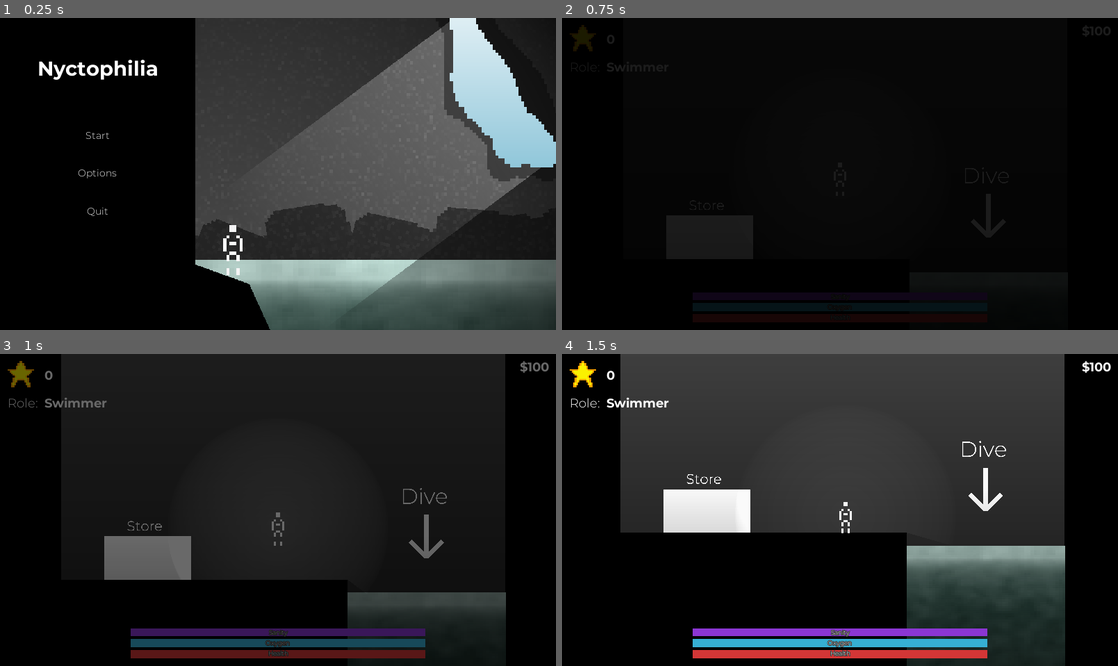
Above: before the commit, frames 1-4 (two rows, left to right).
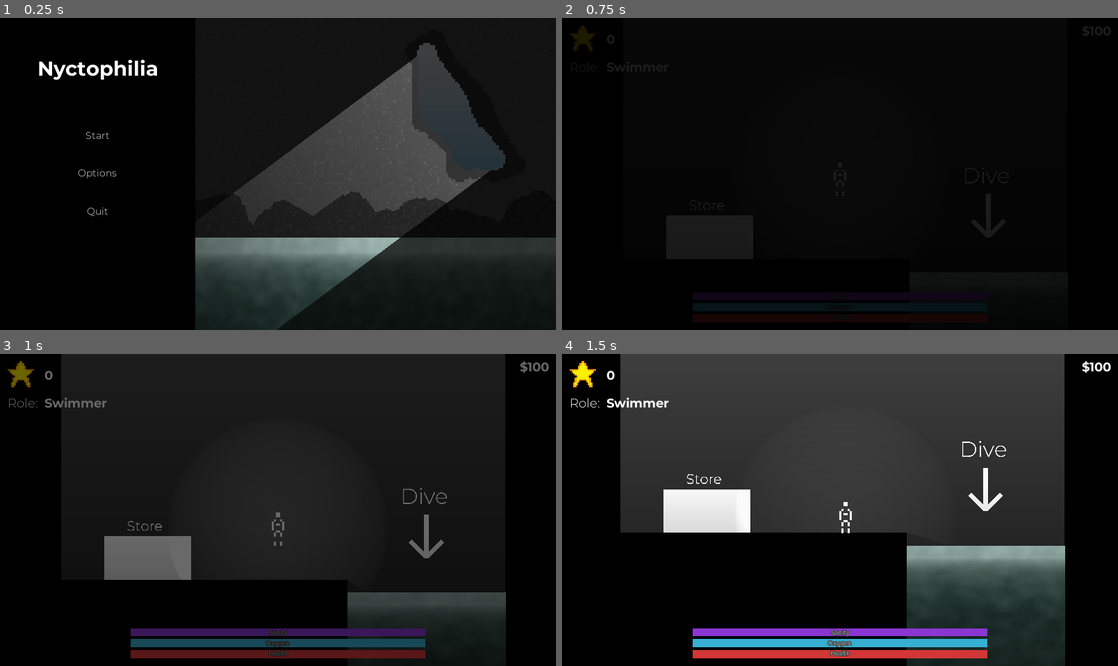
Above: after the commit, the same moments.

Repository: dev-rocco/nyctophilia-repo
Game: Godot game, scene res://Scenes/DevMainMenu.tscn
Same seed, same stepped clock (60 frames per second), same inputs: the game is played once before the commit and once after it.
Inputs:
- Up to frame 1 (0.25 s): no input
- Up to frame 2 (0.75 s): click "Start" at 0.5 s
- Up to frame 3 (1 s): no input
- Up to frame 4 (1.5 s): tap Enter at 1.25 s; hold D (move_right) from 1.28 s (still down); hold F (flashlight_toggle) from 1.28 s (still down)

The runs differ from the first frame. In frame 1, 46% of the frame differs, in the area x 35-100%, y 0-100%; in frame 2, nothing differs; in frame 3, nothing differs; in frame 4, nothing differs.

Commit message:
Made main menu dynamic

Diff:
--- a/Scenes/DevMainMenu.tscn
+++ b/Scenes/DevMainMenu.tscn
@@ -1,9 +1,41 @@
-[gd_scene load_steps=6 format=2]
+[gd_scene load_steps=19 format=2]
 
 [ext_resource path="res://Assets/Resources/Themes/DevMainMenu.tres" type="Theme" id=1]
 [ext_resource path="res://Scenes/DevMainMenu.gd" type="Script" id=2]
-[ext_resource path="res://Assets/Resources/Images/newmmbg.png" type="Texture" id=3]
+[ext_resource path="res://Assets/Resources/Shaders/visual/water.tres" type="Shader" id=3]
 [ext_resource path="res://Assets/Resources/Fonts/Montserrat/Montserrat-Bold.ttf" type="DynamicFontData" id=4]
+[ext_resource path="res://Assets/Resources/Images/rock_bg_crack.png" type="Texture" id=5]
+[ext_resource path="res://Assets/Resources/Images/rock.png" type="Texture" id=6]
+[ext_resource path="res://Assets/Resources/Images/LightMasks/LMcircle1.png" type="Texture" id=7]
+
+[sub_resource type="QuadMesh" id=7]
+
+[sub_resource type="Gradient" id=8]
+colors = PoolColorArray( 1, 1, 1, 1, 0.54902, 0.772549, 0.905882, 1 )
+
+[sub_resource type="GradientTexture" id=9]
+gradient = SubResource( 8 )
+
+[sub_resource type="QuadMesh" id=38]
+
+[sub_resource type="Gradient" id=37]
+colors = PoolColorArray( 0.458824, 0.72549, 0.819608, 1, 0.991128, 0.9955, 0.997043, 1 )
+
+[sub_resource type="GradientTexture" id=39]
+gradient = SubResource( 37 )
+
+[sub_resource type="ShaderMaterial" id=5]
+shader = ExtResource( 3 )
+shader_param/XUV = 8.0
+shader_param/YUV = 8.0
+shader_param/foam_scalar = 0.04
+
+[sub_resource type="QuadMesh" id=6]
+
+[sub_resource type="Gradient" id=33]
+
+[sub_resource type="GradientTexture" id=34]
+gradient = SubResource( 33 )
 
 [sub_resource type="DynamicFont" id=4]
 size = 32
@@ -12,17 +44,101 @@
 [node name="MainMenu" type="Node2D"]
 
 [node name="bg" type="CanvasLayer" parent="."]
-
-[node name="Sprite" type="Sprite" parent="bg"]
-position = Vector2( 358, 354 )
-scale = Vector2( 0.662117, 0.662117 )
-z_index = 2
-texture = ExtResource( 3 )
 
 [node name="ColorRect" type="ColorRect" parent="bg"]
 anchor_right = 1.0
 anchor_bottom = 1.0
 color = Color( 0, 0, 0, 1 )
+
+[node name="bg_img" type="Sprite" parent="bg"]
+light_mask = 3
+position = Vector2( 577, 252 )
+scale = Vector2( 3.5, 3.5 )
+texture = ExtResource( 5 )
+
+[node name="MeshInstance2D" type="MeshInstance2D" parent="bg/bg_img"]
+show_behind_parent = true
+light_mask = 2
+position = Vector2( 35, -32 )
+rotation = 1.5708
+scale = Vector2( 60, 60 )
+mesh = SubResource( 7 )
+texture = SubResource( 9 )
+
+[node name="Sky3" type="MeshInstance2D" parent="bg/bg_img/MeshInstance2D"]
+visible = false
+light_mask = 2
+position = Vector2( -54, -263 )
+rotation = -1.57079
+scale = Vector2( 400, 400 )
+z_index = 5
+mesh = SubResource( 38 )
+texture = SubResource( 39 )
+
+[node name="Light2D" type="Light2D" parent="bg/bg_img/MeshInstance2D"]
+light_mask = 2
+position = Vector2( -54, -263 )
+rotation = -1.57079
+scale = Vector2( 400, 400 )
+texture = ExtResource( 7 )
+range_item_cull_mask = 2
+
+[node name="Rocks" type="Node2D" parent="bg"]
+
+[node name="Rock1" type="Sprite" parent="bg/Rocks"]
+position = Vector2( 333, 331 )
+rotation = -0.261799
+scale = Vector2( 3.5, 3.5 )
+texture = ExtResource( 6 )
+
+[node name="Rock2" type="Sprite" parent="bg/Rocks"]
+position = Vector2( 432, 341 )
+rotation = 0.521536
+scale = Vector2( 3.5, 3.5 )
+texture = ExtResource( 6 )
+
+[node name="Rock3" type="Sprite" parent="bg/Rocks"]
+position = Vector2( 537, 333 )
+rotation = -0.618703
+scale = Vector2( 3.5, 3.5 )
+texture = ExtResource( 6 )
+
+[node name="Rock4" type="Sprite" parent="bg/Rocks"]
+position = Vector2( 642, 328 )
+rotation = 1.22612
+scale = Vector2( 3.5, 3.5 )
+texture = ExtResource( 6 )
+
+[node name="Rock5" type="Sprite" parent="bg/Rocks"]
+position = Vector2( 722, 355 )
+rotation = -1.15897
+scale = Vector2( 3.5, 3.5 )
+texture = ExtResource( 6 )
+
+[node name="Rock6" type="Sprite" parent="bg/Rocks"]
+position = Vector2( 816, 324 )
+rotation = 0.760148
+scale = Vector2( 3.5, 3.5 )
+texture = ExtResource( 6 )
+
+[node name="WaterShader" type="MeshInstance2D" parent="bg"]
+material = SubResource( 5 )
+position = Vector2( 573, 629 )
+rotation = 1.5708
+scale = Vector2( 583.129, 583.129 )
+mesh = SubResource( 6 )
+
+[node name="CanvasModulate" type="CanvasModulate" parent="bg"]
+color = Color( 0.247059, 0.247059, 0.247059, 1 )
+
+[node name="Light2D" type="Light2D" parent="bg"]
+position = Vector2( 466, 319 )
+rotation = -0.641128
+scale = Vector2( 0.298796, 208.295 )
+texture = SubResource( 34 )
+range_layer_min = 1
+range_layer_max = 1
+shadow_item_cull_mask = 3
 
 [node name="Menu" type="CanvasLayer" parent="."]
 layer = 2
--- a/Scenes/DevScene.tscn
+++ b/Scenes/DevScene.tscn
@@ -350,7 +350,6 @@
 
 [node name="Light2D" type="Light2D" parent="Underwater1/Sky3"]
 light_mask = 2
-z_index = -10
 texture = ExtResource( 18 )
 range_item_cull_mask = 2
 
Not shown: 1 places in Scenes/DevScene.tscn that only renumber resources
